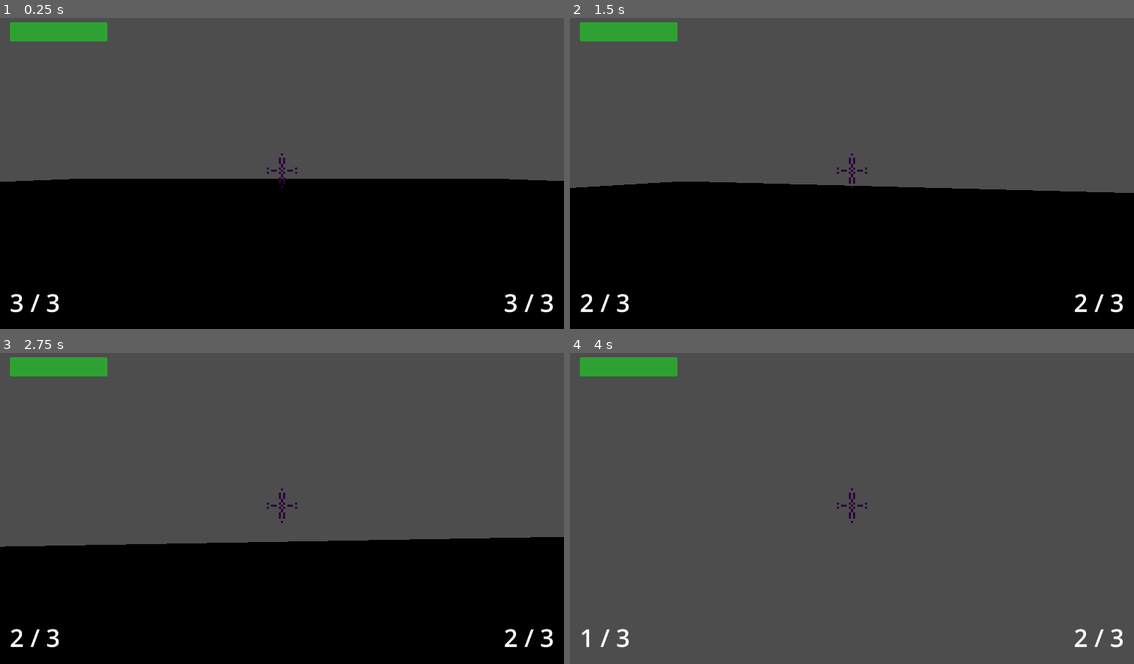
Above: before the commit, frames 1-4 (two rows, left to right).
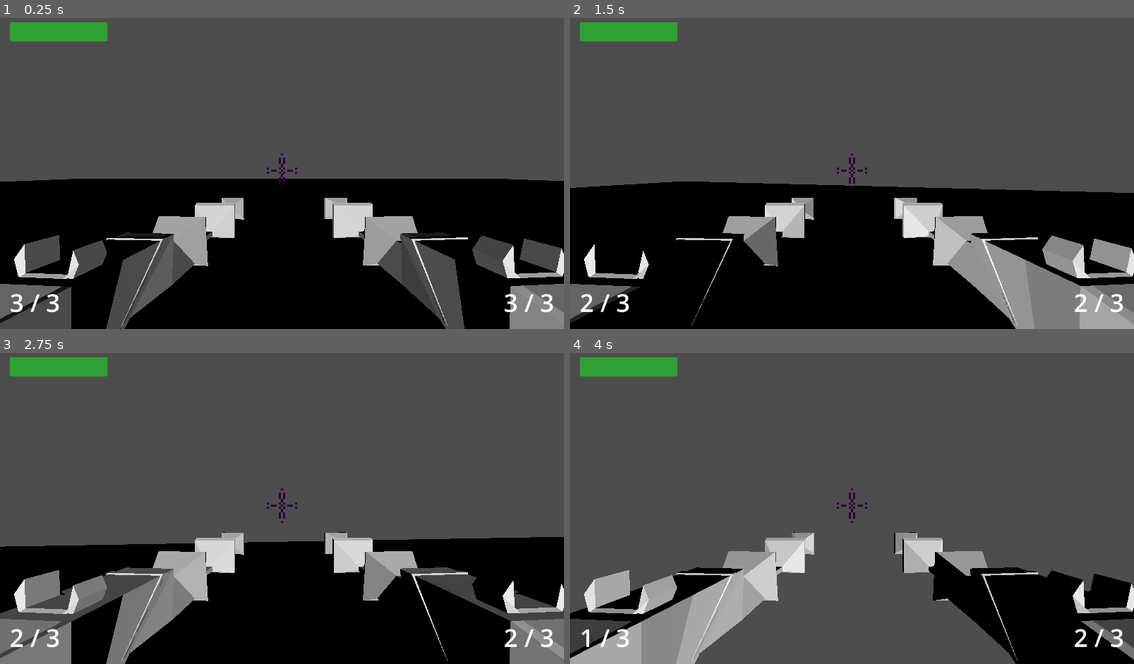
Above: after the commit, the same moments.

Repository: Bubullzz/CodeName-MegaKill
Game: Godot game, scene res://scenes/base.tscn
Same seed, same stepped clock (60 frames per second), same inputs: the game is played once before the commit and once after it.
Inputs (mouse positions are in pixels of both pictures, inside the frame that each line leads up to):
- Up to frame 1 (0.25 s): no input
- Up to frame 2 (1.5 s): tap Enter at 0.5 s; move the mouse to (880, 170) at 0.52 s; hold Up (ui_up) from 0.53 s (still down); click (880, 170) at 0.6 s; tap Space (jump) at 0.77 s; move the mouse to (823, 173) at 1.27 s; right-click (823, 173) at 1.35 s
- Up to frame 3 (2.75 s): keep holding Up (ui_up); tap Space (jump) at 1.52 s; move the mouse to (293, 499) at 2.02 s; hold 0 from 2.03 s (still down)
- Up to frame 4 (4 s): keep holding Up (ui_up); move the mouse to (846, 511) at 2.77 s; release 0 at 2.78 s; tap 1 at 2.85 s; tap Space (jump) at 3.02, 3.77 s; move the mouse to (891, 508) at 3.52 s; click (891, 508) at 3.6 s

The runs differ from the first frame. In frame 1, 14% of the frame differs, in the area x 0-100%, y 57-100%; in frame 2, 11%; in frame 3, 13%; in frame 4, 18%.

Commit message:
gorgeous weapons in front of the camera

Diff:
--- a/scenes/player.tscn
+++ b/scenes/player.tscn
@@ -8,12 +8,10 @@
 [sub_resource type="CapsuleShape3D" id="CapsuleShape3D_g2els"]
 height = 2.26924
 
-[node name="Player" type="CharacterBody3D" unique_id=2057484635 node_paths=PackedStringArray("left_weapon", "right_weapon")]
+[node name="Player" type="CharacterBody3D" unique_id=2057484635]
 collision_layer = 2
 collision_mask = 5
 script = ExtResource("1_3vyb7")
-left_weapon = NodePath("")
-right_weapon = NodePath("")
 
 [node name="CollisionShape3D" type="CollisionShape3D" parent="." unique_id=1726358435]
 transform = Transform3D(1, 0, 0, 0, 1, 0, 0, 0, 1, 0, 1.09371, 0)
@@ -22,6 +20,12 @@
 
 [node name="Camera3D" type="Camera3D" parent="." unique_id=694784933]
 transform = Transform3D(1, 0, 0, 0, 1, 0, 0, 0, 1, 0, 1.5, -0.5)
+
+[node name="LeftWeaponPos" type="Node3D" parent="Camera3D" unique_id=1531975461]
+transform = Transform3D(0.29926926, 0, -0.020926945, 0, 0.3, 0, 0.020926945, 0, 0.29926926, -0.7, -0.6, -0.4)
+
+[node name="RightWeaponPos" type="Node3D" parent="Camera3D" unique_id=459506760]
+transform = Transform3D(0.29926923, 0, 0.020926941, 0, 0.3, 0, -0.020926941, 0, 0.29926923, 0.7, -0.6, -0.4)
 
 [node name="Ray" type="RayCast3D" parent="Camera3D" unique_id=1101661764]
 transform = Transform3D(1, 0, 0, 0, 0, -1.0000001, 0, 1.0000001, 0, 0, 0, 1.0819931)
--- a/scenes/weapons/sniper.tscn
+++ b/scenes/weapons/sniper.tscn
@@ -3,6 +3,7 @@
 [ext_resource type="Script" uid="uid://b1xco7iic0tmw" path="res://scripts/sniper.gd" id="1_hn2em"]
 [ext_resource type="PackedScene" uid="uid://bvb4u6d002syr" path="res://scenes/components/ammo_component.tscn" id="2_ohs8w"]
 [ext_resource type="PackedScene" uid="uid://tikrwhllr2l3" path="res://scenes/components/shooting_component.tscn" id="3_aip7g"]
+[ext_resource type="PackedScene" uid="uid://dwfrfhltyr2b2" path="res://assets/weapons/the_glorper.glb" id="4_aip7g"]
 
 [node name="Sniper" type="Node3D" unique_id=1948452049]
 script = ExtResource("1_hn2em")
@@ -16,3 +17,6 @@
 
 [node name="ShootingComponent" parent="." unique_id=503271971 node_paths=PackedStringArray("weapon") instance=ExtResource("3_aip7g")]
 weapon = NodePath("..")
+
+[node name="the_glorper" parent="." unique_id=494059712 instance=ExtResource("4_aip7g")]
+transform = Transform3D(1, 0, 0, 0, 1, 0, 0, 0, 1, -0.010658979, 0, -0.17623723)
--- a/scripts/player.gd
+++ b/scripts/player.gd
@@ -32,6 +32,10 @@
 	input_component.right_click_released.connect(func(): right_weapon.stop_shooting_weapon())
 	# Already editor-connected
 	# hurt_box.area_entered.connect(_on_hurtbox_entered)
+	right_weapon.reparent.call_deferred($Camera3D/RightWeaponPos, false)
+	left_weapon.reparent.call_deferred($Camera3D/LeftWeaponPos, false)
+	right_weapon.position = Vector3(0,0,0)
+	left_weapon.position = Vector3(0,0,0)
 
 func handle_goon_collision(goon: Goon) -> void:
 	health_component.damage(goon.damage)
Binary file added: assets/weapons/the_glorper.glb
Not shown, added: assets/weapons/the_glorper.glb.import
